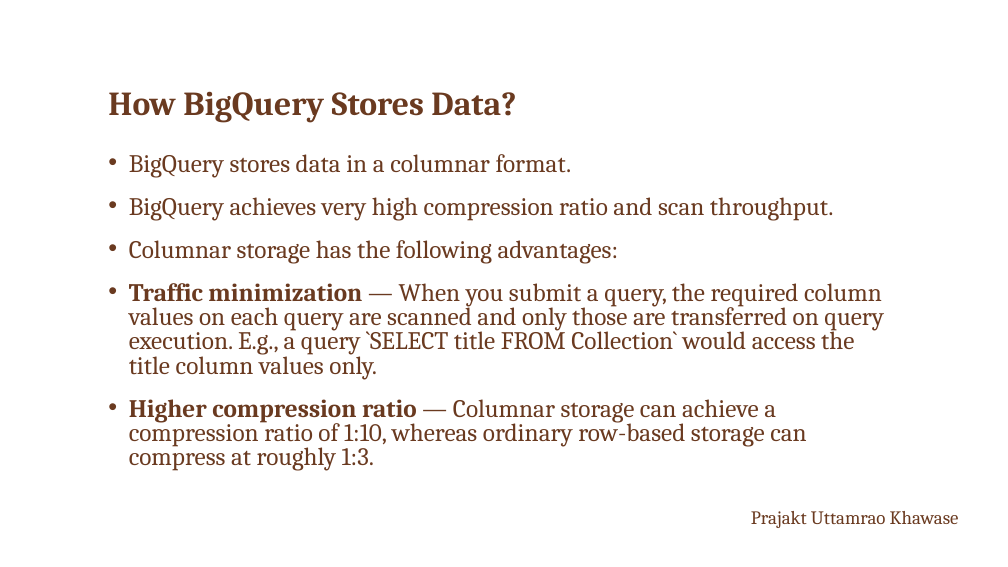
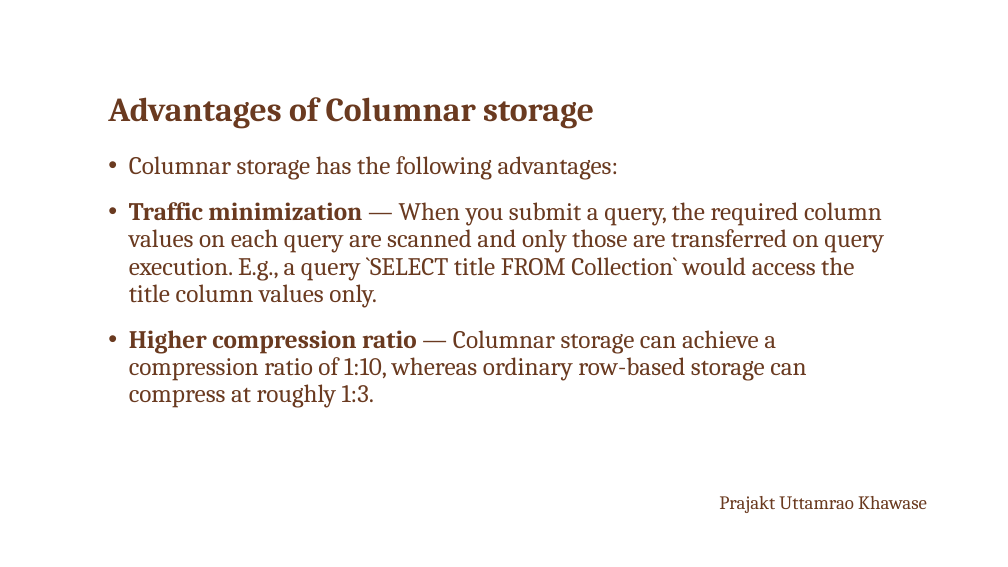
Before and after one commit to KaranamVijayKumar/google-big-query, a slide deck: slide 7 of Google BigQuery.pptx (slide 6 before the commit). Drawn at 1008x567 pixels with LibreOffice and Linux fonts; fonts in the diff are those of the drawing; background and template pictures are left out. Boxes give left, top, right and bottom in pixels: in the first picture for what was removed or moved away, otherwise in the second. Text is boxed around its words. In the diff, an @@ line names an element or a change of style, - is before the commit and + after.

Commit message:
updated slides.

```diff
--- a/Google BigQuery.pptx
+++ b/Google BigQuery.pptx
@@ title removed at [108, 91, 516, 123] @@
-How BigQuery Stores Data?
@@ title added at [108, 97, 594, 129], 32 pt, text #6A3A20, bold @@
+Advantages of Columnar storage
@@ text "Columnar storage has the following ..." at [129, 156, 884, 408]: line spacing 0.8 to 0.9 @@
@@ text at [129, 154, 834, 221]: paragraphs removed @@
-• BigQuery stores data in a columnar format.
-• BigQuery achieves very high compression ratio and scan throughput.
@@ text "Prajakt Uttamrao Khawase": place and size @@
-text "Prajakt Uttamrao Khawase" at [751, 511, 959, 528]
+text "Prajakt Uttamrao Khawase" at [719, 496, 927, 513]
```
Also in this commit, not shown: 1 slide added.
